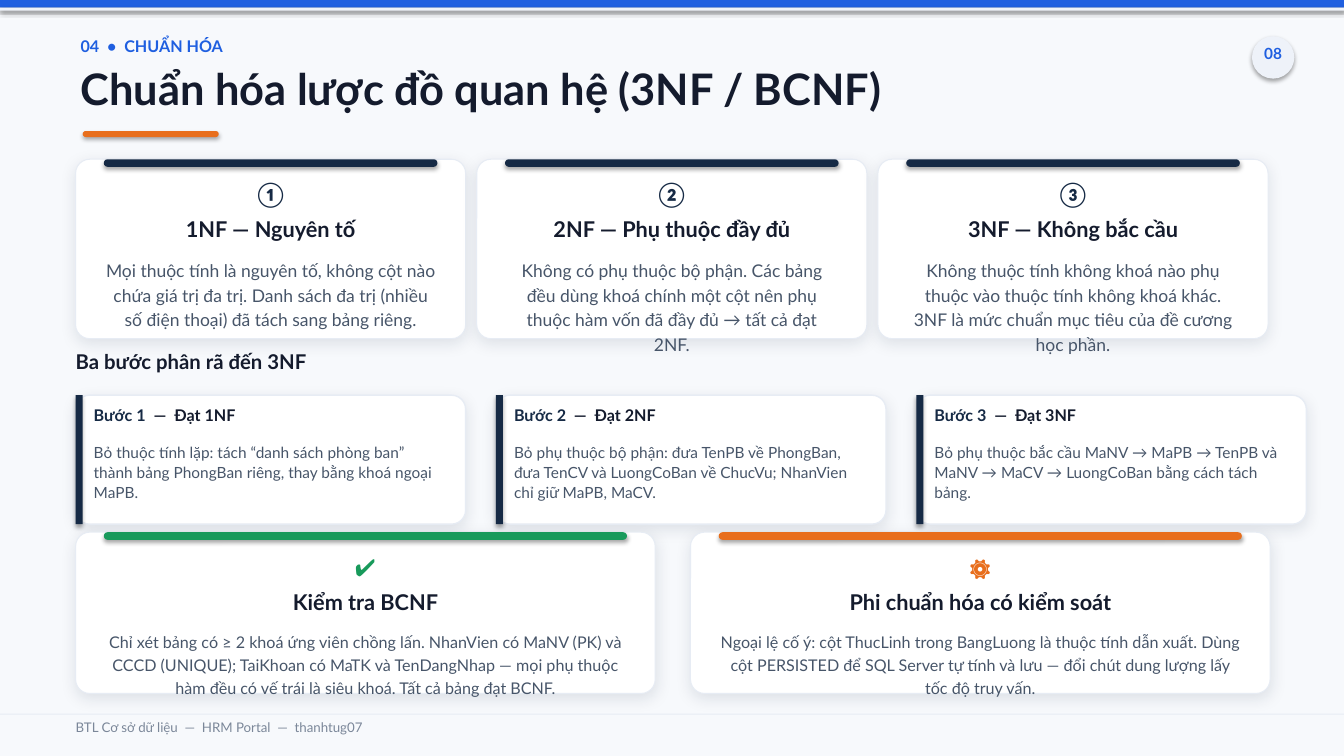
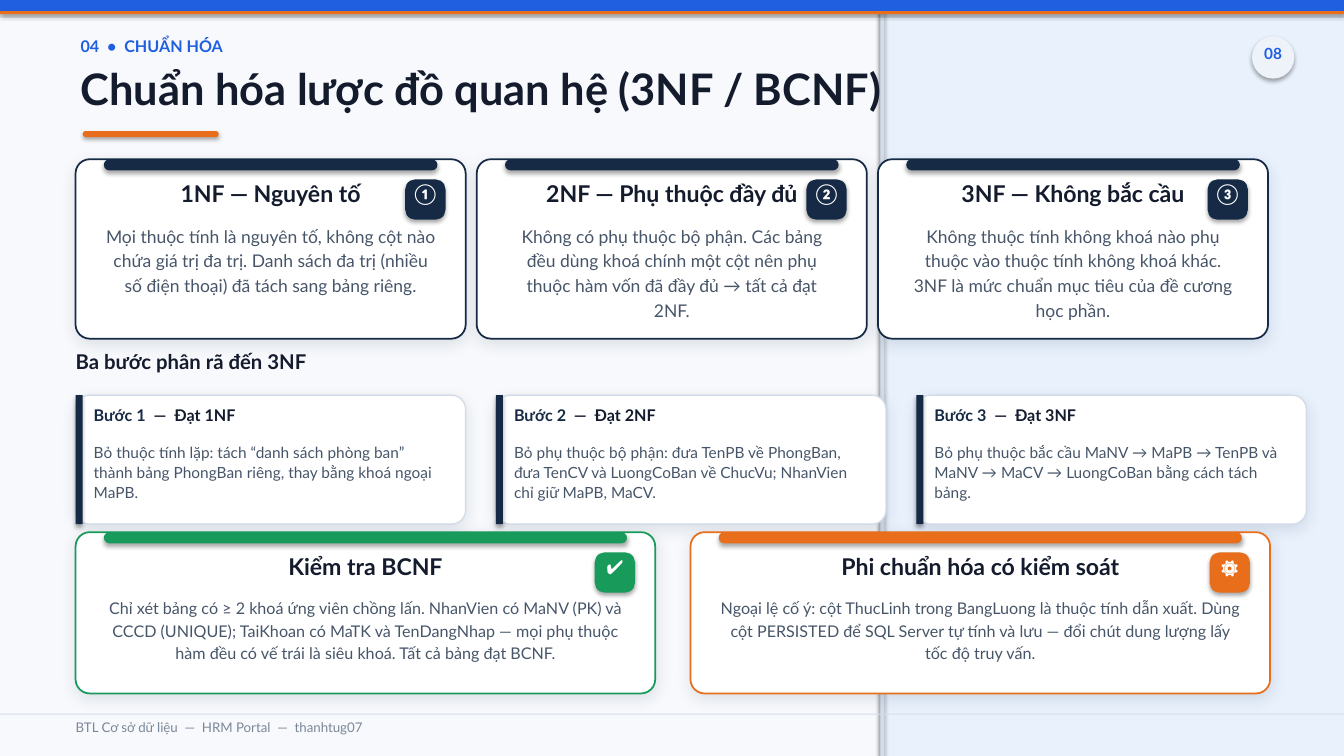
Before and after one commit to thanhtug07/hrm-kanban-management, a slide deck: slide 8 of BaoCao_BTL_CSDL_HRM_Portal.pptx. Drawn at 1344x756 pixels with LibreOffice and Linux fonts; fonts in the diff are those of the drawing. Boxes give left, top, right and bottom in pixels: in the first picture for what was removed or moved away, otherwise in the second. Text is boxed around its words. In the diff, an @@ line names an element or a change of style, - is before the commit and + after.

Commit message:
style: sang hoa panel toi sang xanh da troi, vien mau + icon goc card, tieu de/day chu to hon

```diff
--- a/BaoCao_BTL_CSDL_HRM_Portal.pptx
+++ b/BaoCao_BTL_CSDL_HRM_Portal.pptx
@@ rectangle: place and size @@
-rectangle at box(0, 0, 1344, 7)
+rectangle at box(0, 0, 1344, 11)
@@ rectangle: place and size @@
-rectangle at box(0, 7, 1344, 10)
+rectangle at box(0, 11, 1344, 14)
@@ rectangle at box(0, 11, 1344, 14): fill #EEF2F9 to #E86E1C @@
@@ rectangle added at box(880, 0, 1344, 756), fill #E8F1FC @@
@@ rectangle added at box(880, 0, 884, 756), fill #D3DCE8 @@
@@ rounded rectangle: place and size @@
-rounded rectangle at box(104, 159, 438, 166)
+rounded rectangle at box(104, 159, 438, 170)
@@ rounded rectangle added at box(405, 179, 446, 220), fill #162A45 @@
@@ rounded rectangle: place and size @@
-rounded rectangle at box(505, 159, 839, 166)
+rounded rectangle at box(505, 159, 839, 170)
@@ rounded rectangle added at box(807, 179, 847, 220), fill #162A45 @@
@@ outline #E7ECF4 0.75 pt to #162A45 1.25 pt in 3 elements at box(76, 159, 466, 339), box(477, 159, 867, 339), box(878, 159, 1268, 339) @@
@@ rounded rectangle: place and size @@
-rounded rectangle at box(906, 159, 1240, 166)
+rounded rectangle at box(906, 159, 1240, 170)
@@ 10 texts: place and size @@
-10 texts at box(106, 218, 1240, 697)
+10 texts at box(106, 182, 1240, 662)
@@ size 15.5 to 16.5 pt in 5 elements at box(288, 556, 442, 575), box(841, 556, 1119, 575), box(181, 183, 361, 206), box(546, 183, 797, 207), box(961, 182, 1185, 206) @@
@@ rounded rectangle added at box(1208, 179, 1248, 220), fill #162A45 @@
@@ text "①": place and size @@
-text "①" at box(257, 182, 284, 208)
+text "①" at box(414, 185, 436, 205)
@@ text "②": place and size @@
-text "②" at box(658, 182, 685, 208)
+text "②" at box(816, 185, 838, 205)
@@ size 17 to 14 pt, text colour #162A45 to #FFFFFF in 3 elements at box(414, 185, 436, 205), box(816, 185, 838, 205), box(1217, 185, 1239, 205) @@
@@ text "③": place and size @@
-text "③" at box(1060, 182, 1087, 208)
+text "③" at box(1217, 185, 1239, 205)
@@ outline #E7ECF4 1 pt to #D3DCE8 1 pt in 3 elements at box(76, 395, 466, 524), box(496, 395, 886, 524), box(917, 395, 1307, 524) @@
@@ rounded rectangle at box(76, 532, 655, 694): outline #E7ECF4 0.75 pt to #189A5B 1.25 pt @@
@@ rounded rectangle: place and size @@
-rounded rectangle at box(104, 532, 627, 539)
+rounded rectangle at box(104, 532, 627, 543)
@@ rounded rectangle at box(691, 532, 1270, 694): outline #E7ECF4 0.75 pt to #E86E1C 1.25 pt @@
@@ rounded rectangle: place and size @@
-rounded rectangle at box(719, 532, 1242, 539)
+rounded rectangle at box(719, 532, 1242, 543)
@@ text removed at box(76, 553, 655, 587) @@
-✔
@@ rounded rectangle added at box(595, 553, 635, 593), fill #189A5B @@
@@ text added at box(595, 556, 635, 590), 14 pt, text #FFFFFF, bold @@
+✔
@@ text removed at box(691, 553, 1270, 587) @@
-⚙
@@ rounded rectangle added at box(1210, 553, 1250, 593), fill #E86E1C @@
@@ text added at box(1210, 556, 1250, 590), 14 pt, text #FFFFFF, bold @@
+⚙
@@ rectangle at box(0, 714, 1344, 715): fill #E7ECF4 to #D3DCE8 @@
```
Also in this commit, not shown: 15 other slides changed, 2 other files.
